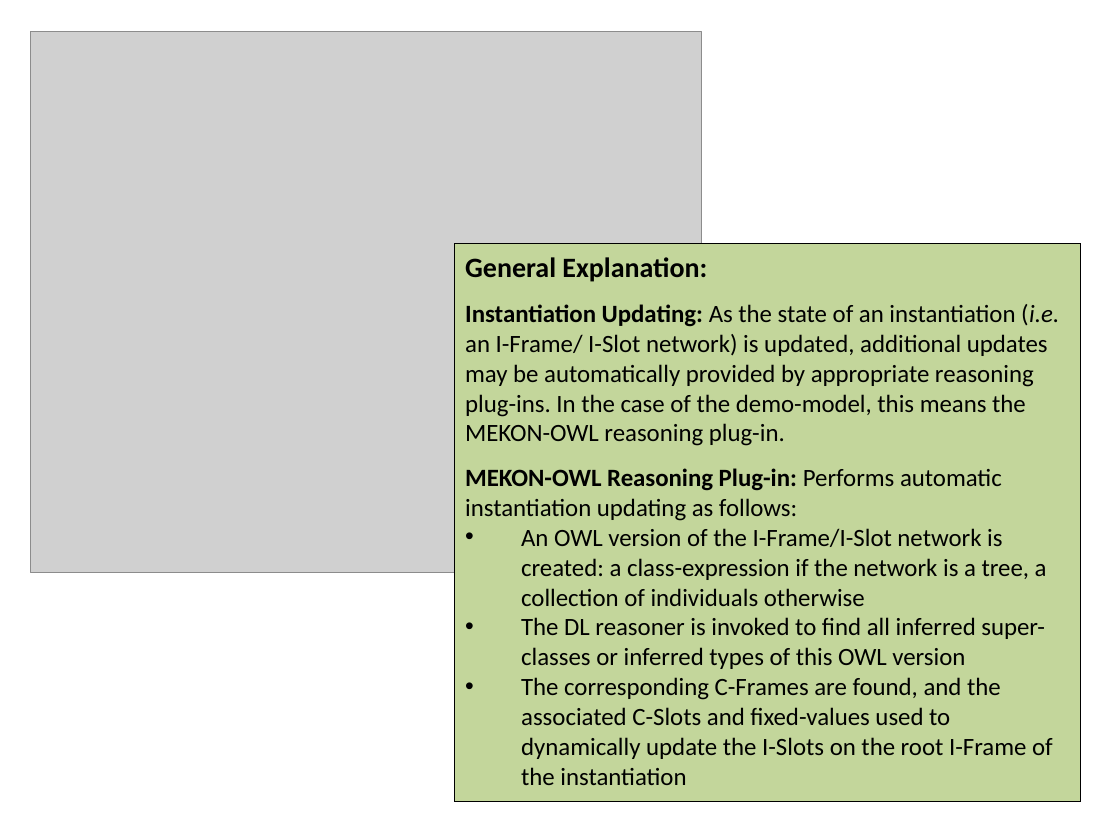
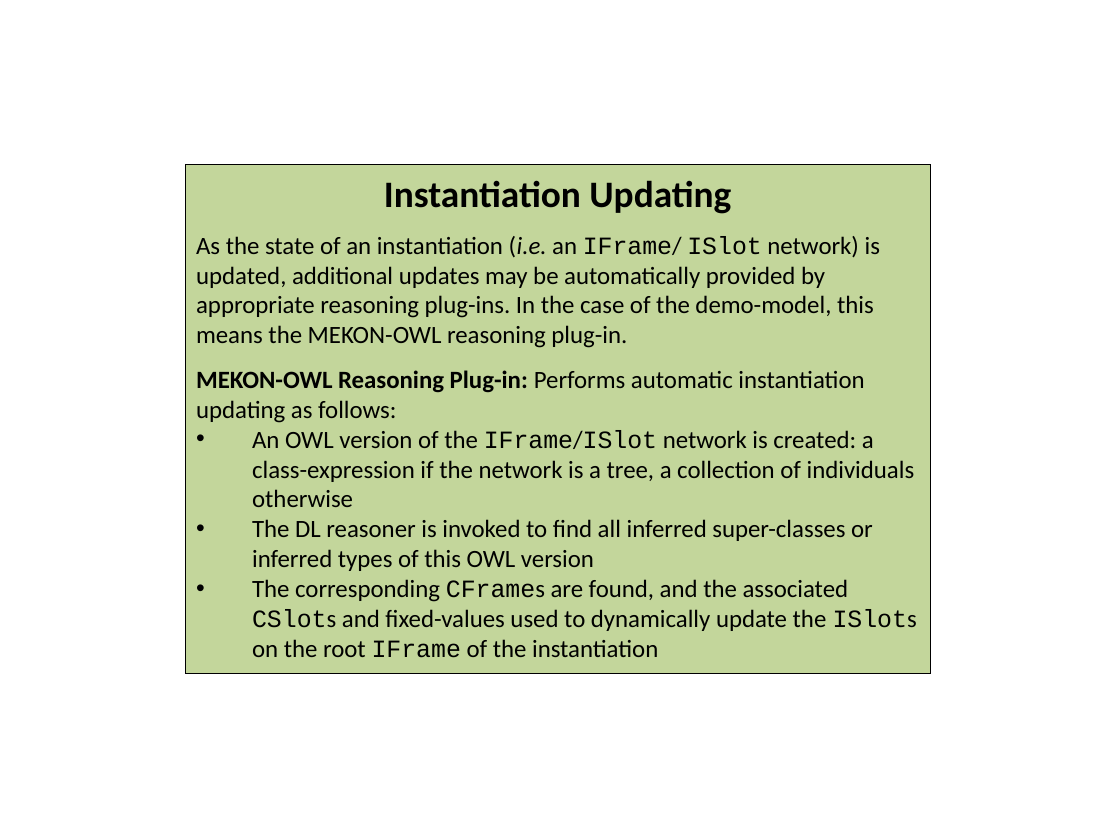
Before and after one commit to colin-puleston/mekon-hobo, a slide deck: slide 18 of docs/MEKON-HOBO Introductory Tutorial.pptx. Drawn at 1120x840 pixels with LibreOffice and Linux fonts; fonts in the diff are those of the drawing; grey boxes stand for pictures. Boxes give left, top, right and bottom in pixels: in the first picture for what was removed or moved away, otherwise in the second. Text is boxed around its words. In the diff, an @@ line names an element or a change of style, - is before the commit and + after.

```diff
--- a/docs/MEKON-HOBO Introductory Tutorial.pptx
+++ b/docs/MEKON-HOBO Introductory Tutorial.pptx
@@ picture removed at (31,32,702,573) @@
@@ rectangle "Instantiation Updating": place and size @@
-rectangle "Instantiation Updating" at (455,244,1081,802)
+rectangle "Instantiation Updating" at (185,165,930,673)
@@ text in rectangle at (196,180,880,348): text changed @@
-General Explanation:
-Instantiation Updating: As the state of an instantiation (i.e. an I-Frame/ I-Slot network) is updated, additional updates may be automatically provided by appropriate reasoning plug-ins. In the case of the demo-model, this means the MEKON-OWL reasoning plug-in.
+Instantiation Updating
+As the state of an instantiation (i.e. an IFrame/ ISlot network) is updated, additional updates may be automatically provided by appropriate reasoning plug-ins. In the case of the demo-model, this means the MEKON-OWL reasoning plug-in.
@@ text in rectangle at (252,430,915,507): text changed @@
-• An OWL version of the I-Frame/I-Slot network is created: a class-expression if the network is a tree, a collection of individuals otherwise
+• An OWL version of the IFrame/ISlot network is created: a class-expression if the network is a tree, a collection of individuals otherwise
@@ text in rectangle at (252,579,917,658): text changed @@
-• The corresponding C-Frames are found, and the associated C-Slots and fixed-values used to dynamically update the I-Slots on the root I-Frame of the instantiation
+• The corresponding CFrames are found, and the associated CSlots and fixed-values used to dynamically update the ISlots on the root IFrame of the instantiation
```
Also in this commit, not shown: 14 other slides changed, 2 slides added, 1 slide removed.
